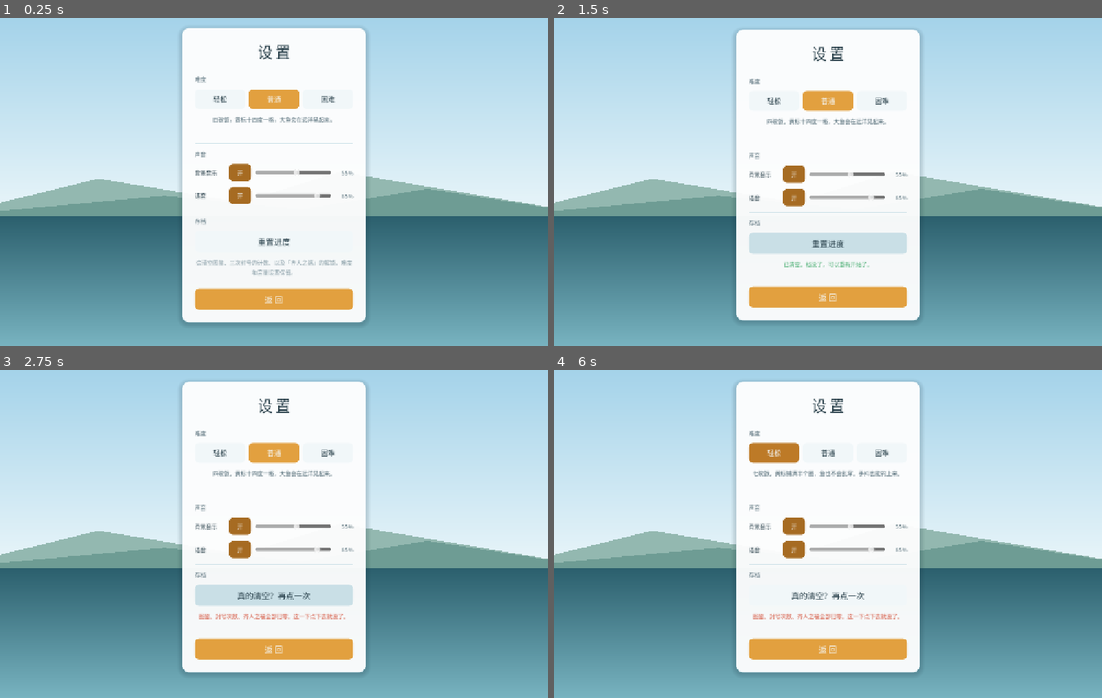
Above: before the commit, frames 1-4 (two rows, left to right).
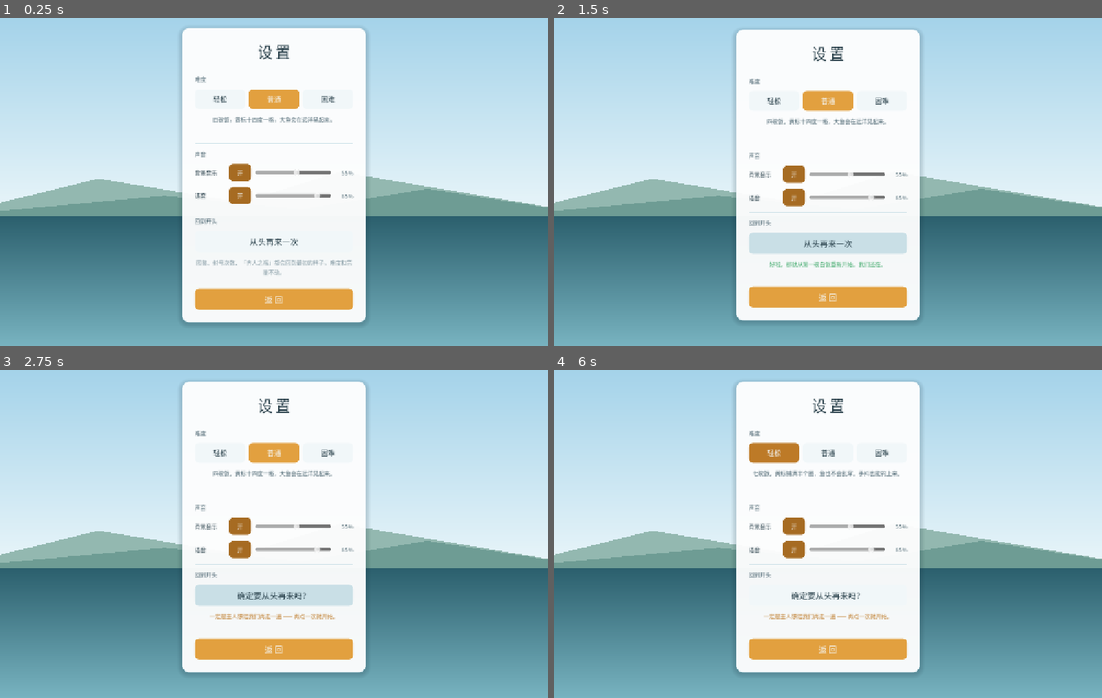
Above: after the commit, the same moments.

Repository: yes-a-hit/Fishing-the-fat-fish
Game: Godot game, scene res://settings.tscn
The game is run twice, just before and just after one commit, with the same random seed, the same clock (stepped at 60 frames per second) and the same inputs. This scene is started directly instead of the project's main scene.
Inputs:
- Up to frame 1 (0.25 s): no input
- Up to frame 2 (1.5 s): click "重置进度" (after the commit: "从头再来一次") at 0.5 s; click "真的清空？再点一次" (after the commit: "确定要从头再来吗？") at 1.25 s
- Up to frame 3 (2.75 s): click "重置进度" (after the commit: "从头再来一次") at 2 s
- Up to frame 4 (6 s): click "真的清空？再点一次" (after the commit: "确定要从头再来吗？") at 2.75 s; click "重置进度" (after the commit: "从头再来一次") at 3.5 s; click "真的清空？再点一次" (after the commit: "确定要从头再来吗？") at 4.25 s; click "重置进度" (after the commit: "从头再来一次") at 5 s; click "轻松" at 5.75 s

The runs differ from the first frame. In frame 1, 0.4% of the frame differs, in the area x 35-65%, y 61-79%; in frame 2, 0.4%; in frame 3, 0.5%; in frame 4, 0.5%, in the area x 35-63%, y 61-77%.

Commit message:
v1.3.9：图鉴结局可直接重看剧情；鱼影判定区内保证不空竿；清档文案改成'陪你再走一遍'

Diff:
--- a/scripts/core/fishing_session.gd
+++ b/scripts/core/fishing_session.gd
@@ -271,6 +271,23 @@
 	# 距离带是重叠的：覆盖该点且**没被隔离**的鱼全部进池子，按 weight 抽一条。
 	# 注意不过滤已钓到的鱼 —— 同一条可以反复上，只是不再计入收集。
 	var pool := GameTuning.candidates_at(_zones, cast_point)
+
+	# 影子是鱼群在水下的位置。压在影子上还空竿，等于骗人。
+	# 落点落在隔离区里就顺着最近的方向挪到有鱼的地方 ——
+	# 影子照样算命中（体力还是打折），只是保证底下真有东西。
+	if pool.is_empty() and _shadow_hit:
+		var best := 1e9
+		var nearest := -1.0
+		for p in 101:
+			if GameTuning.candidates_at(_zones, float(p)).is_empty():
+				continue
+			var d := absf(float(p) - cast_point)
+			if d < best:
+				best = d
+				nearest = float(p)
+		if nearest >= 0.0:
+			cast_point = nearest
+			pool = GameTuning.candidates_at(_zones, cast_point)
 
 	# 豆包是救济不是常规鱼：饵快见底又还没集齐的时候它才更愿意冒头，
 	# 集齐之后直接归零，别在该结算的时候跑出来搅局。
--- a/scripts/ui/gallery_root.gd
+++ b/scripts/ui/gallery_root.gd
@@ -17,6 +17,12 @@
 	{"id": "escape", "label": "脱 钩"},
 	{"id": "voice", "label": "声 音"},
 ]
+
+## 哪个结局配哪段剧情。图鉴里点开结局时，有对应剧情的给一个「再看一遍这段」。
+const ENDING_STORY := {
+	"doubao_good": "doubao_second",
+	"claude_good": "claude_after_elope",
+}
 
 ## 脱钩收集。小肥鱼和中肥鱼共用一张图，合成一格 —— 图一样还拆成两格是凑数。
 const ESCAPE_ITEMS := [
@@ -70,18 +76,21 @@
 ]
 
 var _endings: Dictionary = {}
+var _stories: Dictionary = {}
 var _unlocked: PackedStringArray = PackedStringArray()
 var _tab: String = "ending"
 var _grid: GridContainer = null
 var _counter: Label = null
 var _tab_buttons: Dictionary = {}
 var _preview: Control = null
+var _story: StoryOverlay = null
 
 
 func _ready() -> void:
 	mouse_filter = Control.MOUSE_FILTER_IGNORE
 
 	_endings = ConfigLoader.load_endings()
+	_stories = ConfigLoader.read_json(ConfigLoader.PATH_STORY)
 	_unlocked = Gallery.load_unlocked()
 
 	_build_background()
@@ -409,7 +418,8 @@
 		_thumb_of(key),
 		String(data.get("subtitle", "")),
 		String(data.get("title", key)),
-		"\n".join(lines))
+		"\n".join(lines),
+		String(ENDING_STORY.get(key, "")))
 
 
 func _open_art(_key: String, image: String, title: String, line: String, sub: String) -> void:
@@ -428,7 +438,7 @@
 			return
 
 
-func _open_preview(image: String, subtitle: String, title: String, body: String) -> void:
+func _open_preview(image: String, subtitle: String, title: String, body: String, story_id: String = "") -> void:
 	_close_preview()
 
 	var layer := Control.new()
@@ -475,6 +485,12 @@
 	if body != "":
 		col.add_child(UIKit.wrap_label(body, Palette.F_BODY, Palette.INK_SOFT))
 
+	if story_id != "" and _stories.has(story_id):
+		var again := UIKit.button("再看一遍这段", true)
+		again.add_theme_font_size_override("font_size", Palette.F_BODY)
+		again.pressed.connect(_replay_story.bind(story_id))
+		col.add_child(again)
+
 	var close := UIKit.button("关 闭", false)
 	close.add_theme_font_size_override("font_size", Palette.F_BODY)
 	close.pressed.connect(_close_preview)
@@ -485,6 +501,20 @@
 	if _preview != null and is_instance_valid(_preview):
 		_preview.queue_free()
 	_preview = null
+
+
+## 结局页里那个「再看一遍这段」：关掉预览、把剧情盖上来重播。
+## 这里走的是独立的 StoryOverlay 实例，不碰 Gallery 的排队状态 ——
+## 回看是回看，不该被记成「还没播过」，更不该把已看过的剧情塞回队列。
+func _replay_story(story_id: String) -> void:
+	var story: Variant = _stories.get(story_id, null)
+	if not (story is Dictionary):
+		return
+	_close_preview()
+	if _story == null or not is_instance_valid(_story):
+		_story = StoryOverlay.new()
+		add_child(_story)
+	_story.play(story as Dictionary)
 
 
 func _unhandled_input(event: InputEvent) -> void:
--- a/scripts/ui/settings_root.gd
+++ b/scripts/ui/settings_root.gd
@@ -123,14 +123,14 @@
 	_audio_rows["voice"] = _build_audio_row(col, "语音", _settings.voice_on, _settings.voice_volume)
 
 	col.add_child(UIKit.divider())
-	col.add_child(UIKit.label("存档", Palette.F_SMALL, Palette.INK_SOFT))
-
-	_reset_btn = UIKit.button("重置进度", false)
+	col.add_child(UIKit.label("回到开头", Palette.F_SMALL, Palette.INK_SOFT))
+
+	_reset_btn = UIKit.button("从头再来一次", false)
 	_reset_btn.pressed.connect(_on_reset_progress)
 	col.add_child(_reset_btn)
 
 	_reset_hint = UIKit.wrap_label(
-		"会清空图鉴、三次封号的计数、以及「齐人之福」的解锁。难度和音量设置保留。",
+		"图鉴、封号次数、「齐人之福」都会回到最初的样子。难度和音量不动。",
 		Palette.F_SMALL, Palette.INK_FAINT)
 	_reset_hint.custom_minimum_size = Vector2(0, 34)
 	col.add_child(_reset_hint)
@@ -270,20 +270,20 @@
 	return sb
 
 
-## 两段式确认：第一下把按钮变成「真的清空？」，四秒内再点一下才动手。
-## 单段确认太容易误触 —— 这是不可撤销的操作。
+## 两段式确认：第一下把按钮改成问句，四秒内再点一下才动手。
+## 话说得轻一点 —— 清档不是惩罚，是想把这段路再走一遍。
 func _on_reset_progress() -> void:
 	if not _reset_armed:
 		_reset_armed = true
-		_reset_btn.text = "真的清空？再点一次"
-		_reset_hint.text = "图鉴、封号次数、齐人之福全部归零。这一下点下去就没了。"
-		_reset_hint.add_theme_color_override("font_color", Palette.BAD)
+		_reset_btn.text = "确定要从头再来吗？"
+		_reset_hint.text = "一定是主人想陪我们再走一遍 —— 再点一次就开始。"
+		_reset_hint.add_theme_color_override("font_color", Palette.ACCENT_DEEP)
 		_disarm_later()
 		return
 
 	_reset_armed = false
-	_reset_btn.text = "重置进度"
-	_reset_hint.text = "已清空。档没了，可以重新开始了。"
+	_reset_btn.text = "从头再来一次"
+	_reset_hint.text = "好啦，那就从第一碗白饭重新开始。我们还在。"
 	_reset_hint.add_theme_color_override("font_color", Palette.GOOD)
 	Gallery.clear()
 	# clear() 删的是整个文件，图鉴与 claude_stage 一起归零
@@ -296,8 +296,8 @@
 	# 四秒内没点第二下就撤销，按钮恢复原样
 	if _reset_armed:
 		_reset_armed = false
-		_reset_btn.text = "重置进度"
-		_reset_hint.text = "会清空图鉴、三次封号的计数、以及「齐人之福」的解锁。难度和音量设置保留。"
+		_reset_btn.text = "从头再来一次"
+		_reset_hint.text = "图鉴、封号次数、「齐人之福」都会回到最初的样子。难度和音量不动。"
 		_reset_hint.add_theme_color_override("font_color", Palette.INK_FAINT)
 
 
--- a/tests/selftest.gd
+++ b/tests/selftest.gd
@@ -831,6 +831,16 @@
 	_check("脱钩页 4 条", gr._total_of("escape"), 4)
 	_check("声音页 14 条", gr._total_of("voice"), 14)
 
+	# 结局页能重看剧情的映射：key 得是真结局，剧情 id 得在 story.json 里
+	var stories: Dictionary = ConfigLoader.read_json(ConfigLoader.PATH_STORY)
+	_ok("有结局配了剧情", not gr.ENDING_STORY.is_empty())
+	for ek in gr.ENDING_STORY.keys():
+		_ok("结局 %s 确实存在" % ek, gr._endings.has(String(ek)))
+		var sid := String(gr.ENDING_STORY[ek])
+		_ok("剧情 %s 确实存在" % sid, stories.has(sid))
+		var pages: Array = (stories.get(sid, {}) as Dictionary).get("pages", [])
+		_ok("剧情 %s 有页" % sid, pages.size() > 0)
+
 	# 每条脱钩条目都要有图、有 key、有唯一 key
 	var keys: Array = []
 	for it in gr.ESCAPE_ITEMS:
@@ -1497,6 +1507,34 @@
 	s2.start()
 	_check("shadow_count=0 时没有影子", s2.shadows().size(), 0)
 
+	# 影子里不许空竿：手工造一段 80~100 是洞的距离带，把影子盖在洞上，
+	# 照样得给出一条鱼来。自动分带是无缝的，测不出这个，只能自己钉。
+	t.shadow_count = 0
+	var s3 := _new_session()
+	s3._tune = t
+	s3.start()
+	s3._zones = [
+		{"id": "a", "fish": "small", "from": 0.0, "to": 40.0, "weight": 3.0},
+		{"id": "b", "fish": "mid", "from": 40.0, "to": 60.0, "weight": 2.0},
+		{"id": "c", "fish": "big", "from": 60.0, "to": 80.0, "weight": 2.0},
+		{"id": "d", "fish": "doubao", "from": 0.0, "to": 10.0, "weight": 0.2},
+	]
+	var gap_point := 91.0
+	s3._shadows = [{"center": gap_point, "width": 13.0}]
+	s3._shadow_hit = false
+	s3.bait_left = 3
+	s3.charge = gap_point / 100.0
+	s3._cast()
+	_ok("影子盖住空洞也能上鱼", s3.pending_fish != null)
+	_ok("影子确实算命中", s3.shadow_hit())
+
+	# 对照：同一处不撒影子就该空竿，证明上面那条不是白给
+	s3._shadows = []
+	s3.bait_left = 3
+	s3.charge = gap_point / 100.0
+	s3._cast()
+	_ok("没有影子时空洞照样空竿", s3.pending_fish == null)
+
 
 ## 重置进度：图鉴与封号次数一起归零，设置不动。
 func _case_reset_progress() -> void:
Not shown, changed: README.md
Not shown, removed: docs/download/钓肥鱼-v1.3.8-windows-x64.zip
Not shown, removed: docs/download/钓肥鱼-v1.3.8.apk
Not shown, added: docs/download/钓肥鱼-v1.3.9-windows-x64.zip
Not shown, added: docs/download/钓肥鱼-v1.3.9.apk
Not shown, changed: docs/index.html
Not shown, changed: docs/index.pck
